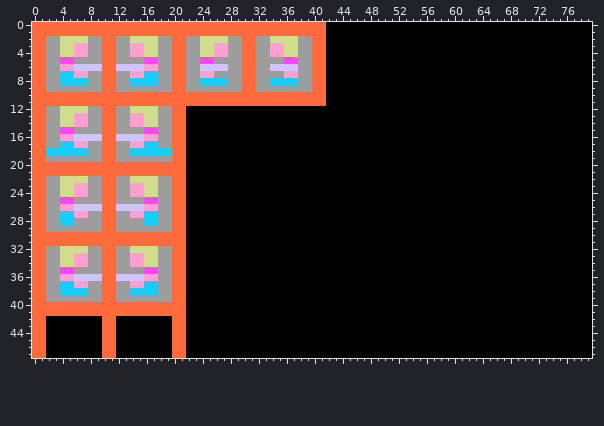
Sprite sheet -- games/keen/sprites/keen_sprites.png. Above, as it was before the edit.
The file is 80x48 pixels. Colours within 5 levels of each other are drawn and written as one.
After the commit:
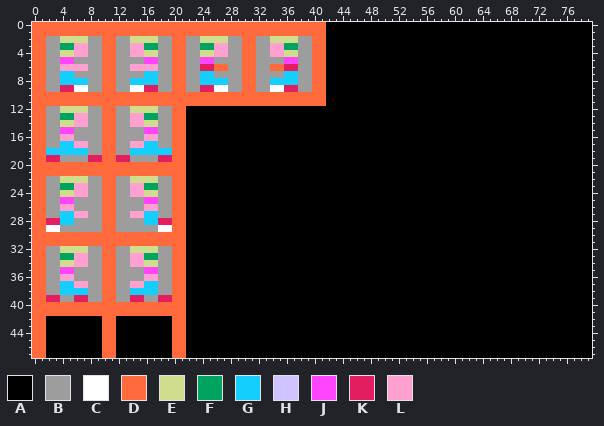
Palette (. is transparent): A #000000  B #9d9d9d  C #ffffff  D #ff6a3c  E #d0dd8d  F #00a360  G #14cffd  H #d0c3ff  J #ff44fd  K #e31e60  L #ffa0d0
Edits made:
@@ x 2..39 @@
  2 BBEEEEBBDDBBEEEEBBDDBBEEEEBBDDBBEEEEBB
- 3 BBEELLBBDDBBLLEEBBDDBBEELLBBDDBBLLEEBB
+ 3 BBFFLLBBDDBBLLFFBBDDBBFFLLBBDDBBLLFFBB
  4 BBEELLBBDDBBLLEEBBDDBBEELLBBDDBBLLEEBB
  5 BBJJBBBBDDBBBBJJBBDDBBJJBBBBDDBBBBJJBB
- 6 BBLLHHHHDDHHHHLLBBDDBBHHHHBBDDBBHHHHBB
- 7 BBGGLLBBDDBBLLGGBBDDBBLLBBBBDDBBBBLLBB
+ 6 BBLLLLBBDDBBLLLLBBDDBBKKDDBBDDBBDDKKBB
+ 7 BBGGBBBBDDBBBBGGBBDDBBGGBBBBDDBBBBGGBB
  8 BBGGGGBBDDBBGGGGBBDDBBGGGGBBDDBBGGGGBB
- 9 BBBBBBBBDDBBBBBBBBDDBBBBBBBBDDBBBBBBBB
+ 9 BBKKCCBBDDBBCCKKBBDDBBKKCCBBDDBBCCKKBB
 10 DDDDDDDDDDDDDDDDDDDDDDDDDDDDDDDDDDDDDD
@@ x 0..21 @@
 12 DDBBEEEEBBDDBBEEEEBBDD
-13 DDBBEELLBBDDBBLLEEBBDD
+13 DDBBFFLLBBDDBBLLFFBBDD
 14 DDBBEELLBBDDBBLLEEBBDD
 15 DDBBJJBBBBDDBBBBJJBBDD
-16 DDBBLLHHHHDDHHHHLLBBDD
+16 DDBBLLBBBBDDBBBBLLBBDD
 17 DDBBGGLLBBDDBBLLGGBBDD
 18 DDGGGGGGBBDDBBGGGGGGDD
-19 DDBBBBBBBBDDBBBBBBBBDD
+19 DDKKBBBBKKDDKKBBBBKKDD
 20 DDDDDDDDDDDDDDDDDDDDDD
@@ x 0..21 @@
 22 DDBBEEEEBBDDBBEEEEBBDD
-23 DDBBEELLBBDDBBLLEEBBDD
+23 DDBBFFLLBBDDBBLLFFBBDD
 24 DDBBEELLBBDDBBLLEEBBDD
 25 DDBBJJBBBBDDBBBBJJBBDD
-26 DDBBLLHHHHDDHHHHLLBBDD
+26 DDBBLLBBBBDDBBBBLLBBDD
 27 DDBBGGLLBBDDBBLLGGBBDD
-28 DDBBGGBBBBDDBBBBGGBBDD
-29 DDBBBBBBBBDDBBBBBBBBDD
+28 DDKKGGBBBBDDBBBBGGKKDD
+29 DDCCBBBBBBDDBBBBBBCCDD
 30 DDDDDDDDDDDDDDDDDDDDDD
@@ x 0..21 @@
 32 DDBBEEEEBBDDBBEEEEBBDD
-33 DDBBEELLBBDDBBLLEEBBDD
+33 DDBBFFLLBBDDBBLLFFBBDD
 34 DDBBEELLBBDDBBLLEEBBDD
 35 DDBBJJBBBBDDBBBBJJBBDD
-36 DDBBLLHHHHDDHHHHLLBBDD
+36 DDBBLLBBBBDDBBBBLLBBDD
 37 DDBBGGLLBBDDBBLLGGBBDD
 38 DDBBGGGGBBDDBBGGGGBBDD
-39 DDBBBBBBBBDDBBBBBBBBDD
+39 DDKKBBKKBBDDBBKKBBKKDD
 40 DDDDDDDDDDDDDDDDDDDDDD
Where, in picture pixels (left, top, right, bottom), the same in both pictures:
changed: (46, 43, 172, 232)
changed: (200, 43, 228, 92)
changed: (270, 43, 298, 92)
changed: (46, 253, 172, 302)
